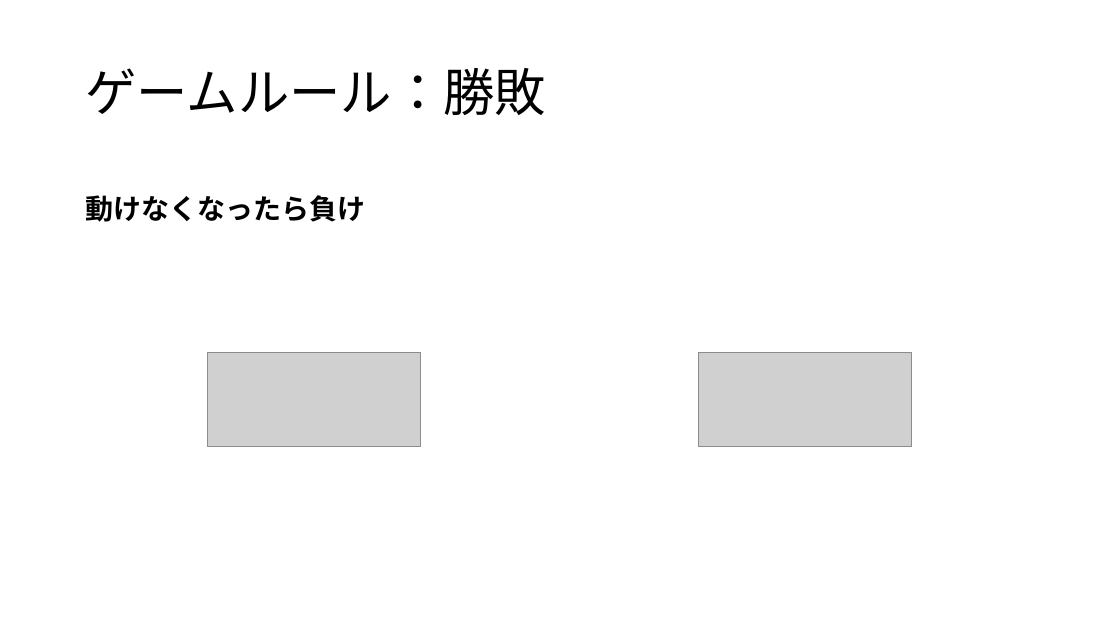
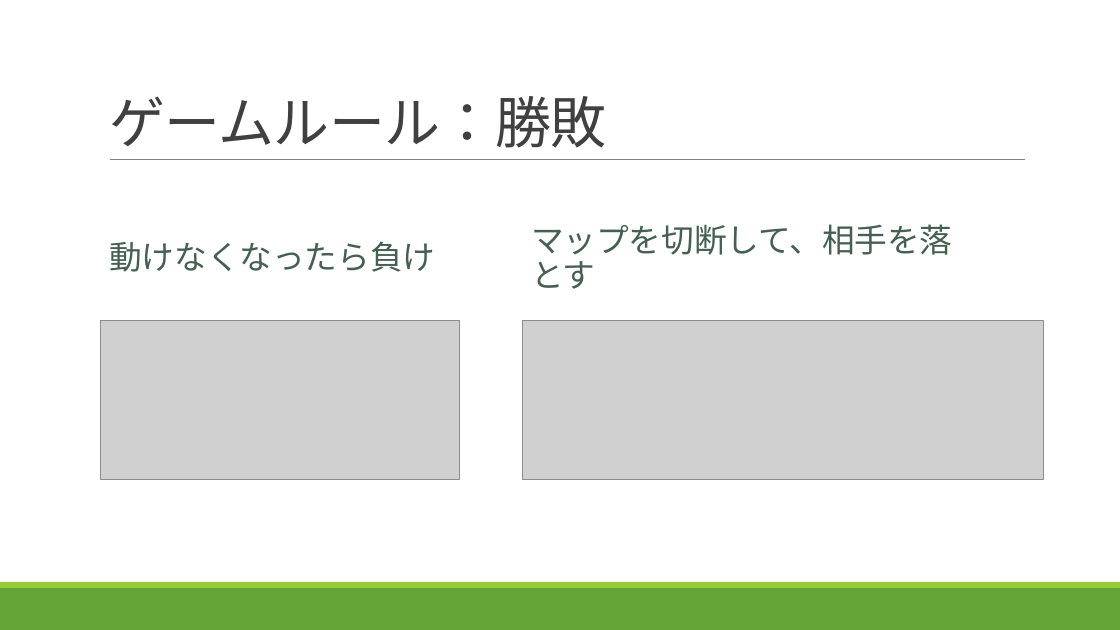
Before and after one commit to HikigayaHomaru/MyPortfolio, a slide deck: slide 5 of ヘクサチェス.pptx. Drawn at 1120x630 pixels with LibreOffice and Linux fonts; fonts in the diff are those of the drawing; grey boxes stand for pictures. Boxes give left, top, right and bottom in pixels: in the first picture for what was removed or moved away, otherwise in the second. Text is boxed around its words. In the diff, an @@ line names an element or a change of style, - is before the commit and + after.

```diff
--- a/ヘクサチェス.pptx
+++ b/ヘクサチェス.pptx
@@ title "ゲームルール：勝敗": place and size @@
-title "ゲームルール：勝敗" at [86,68,546,115]
+title "ゲームルール：勝敗" at [109,96,606,148]
@@ title "ゲームルール：勝敗" at [109,96,606,148]: size 44 to 48 pt, font Noto Sans CJK JP to Calibri, text colour #000000 to #404040, letter spacing 0 to -0.5 pt; line spacing 0.9 to 0.85; vertical alignment middle to bottom @@
@@ line added from (110, 160) to (1026, 160), #808080 0.5 pt @@
@@ text "動けなくなったら負け": place and size @@
-text "動けなくなったら負け" at [86,195,366,222]
+text "動けなくなったら負け" at [109,241,435,272]
@@ text "動けなくなったら負け" at [109,241,435,272]: size 24 to 28 pt, font Noto Sans CJK JP to Calibri, text colour #000000 to #455F51, bold off; more space between paragraphs; vertical alignment bottom to middle @@
@@ text added at [531,224,953,289], 28 pt, text #455F51 @@
+マップを切断して、相手を落とす
@@ picture: place and size @@
-picture at [208,352,421,446]
+picture at [101,321,460,480]
@@ picture added at [523,321,1044,480] @@
@@ picture removed at [698,352,912,446] @@
@@ rectangle added at [0,588,1120,630], fill #63A537 @@
@@ rectangle added at [0,582,1120,588], fill #99CB38 @@
```
Also in this commit, not shown: 4 other slides changed, 1 slide added, 6 other files.
